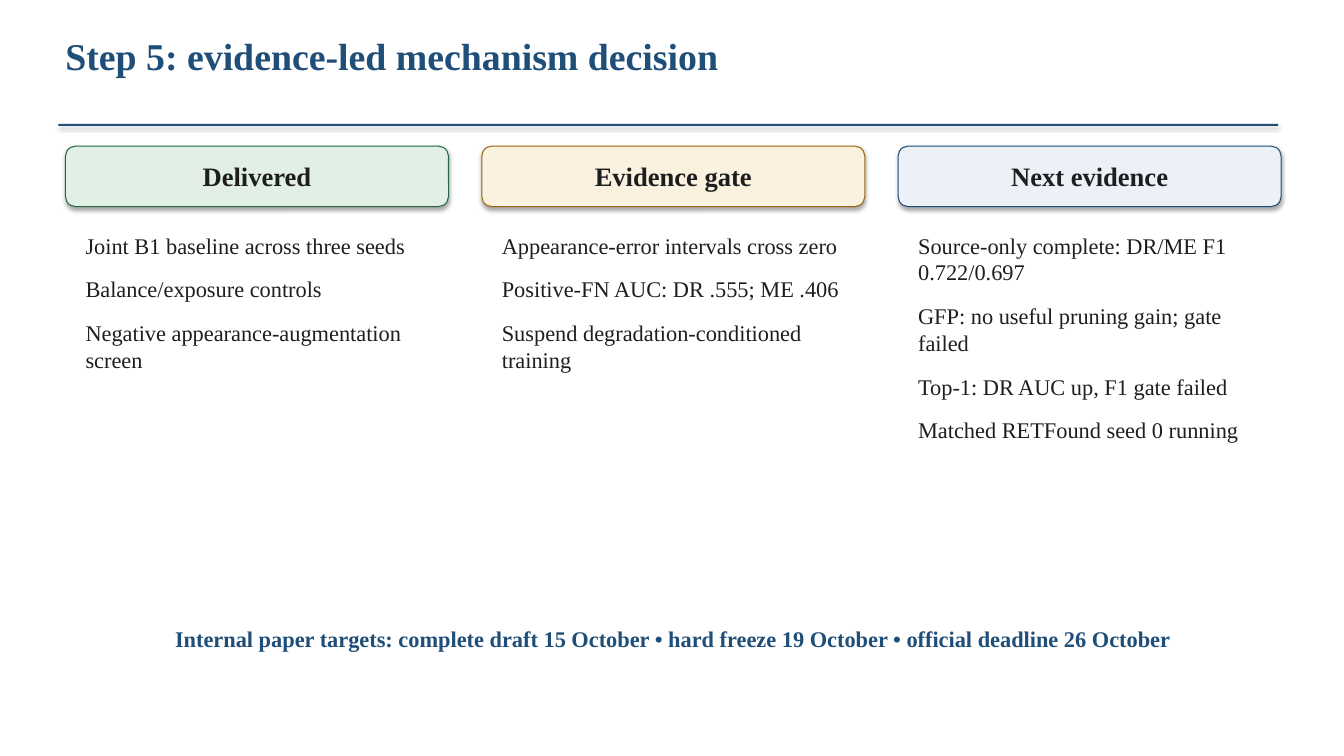
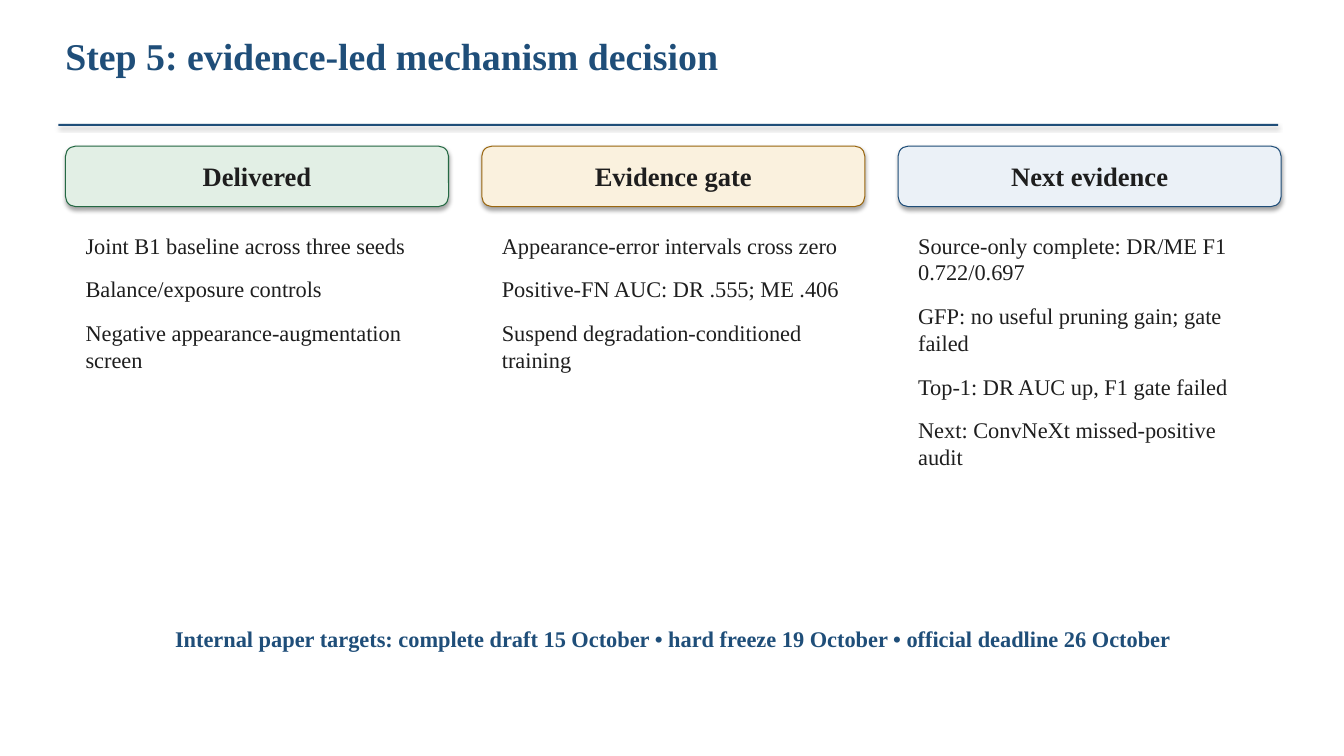
Before and after one commit to Sahith59/brset-convnextv2, a slide deck: slide 9 of research/codex/reports/BRSET_mBRSET_Research_Update.pptx. Drawn at 1344x756 pixels with LibreOffice and Linux fonts; fonts in the diff are those of the drawing. Boxes give left, top, right and bottom in pixels: in the first picture for what was removed or moved away, otherwise in the second. Text is boxed around its words. In the diff, an @@ line names an element or a change of style, - is before the commit and + after.

Commit message:
Prepare evidence-linked Dong meeting deck and restore ConvNeXt direction

```diff
--- a/research/codex/reports/BRSET_mBRSET_Research_Update.pptx
+++ b/research/codex/reports/BRSET_mBRSET_Research_Update.pptx
@@ text at (x1=918, y1=422, x2=1216, y2=466): text changed @@
-Matched RETFound seed 0 running
+Next: ConvNeXt missed-positive audit
```
Also in this commit, not shown: 1 other slide changed, 16 other files.
